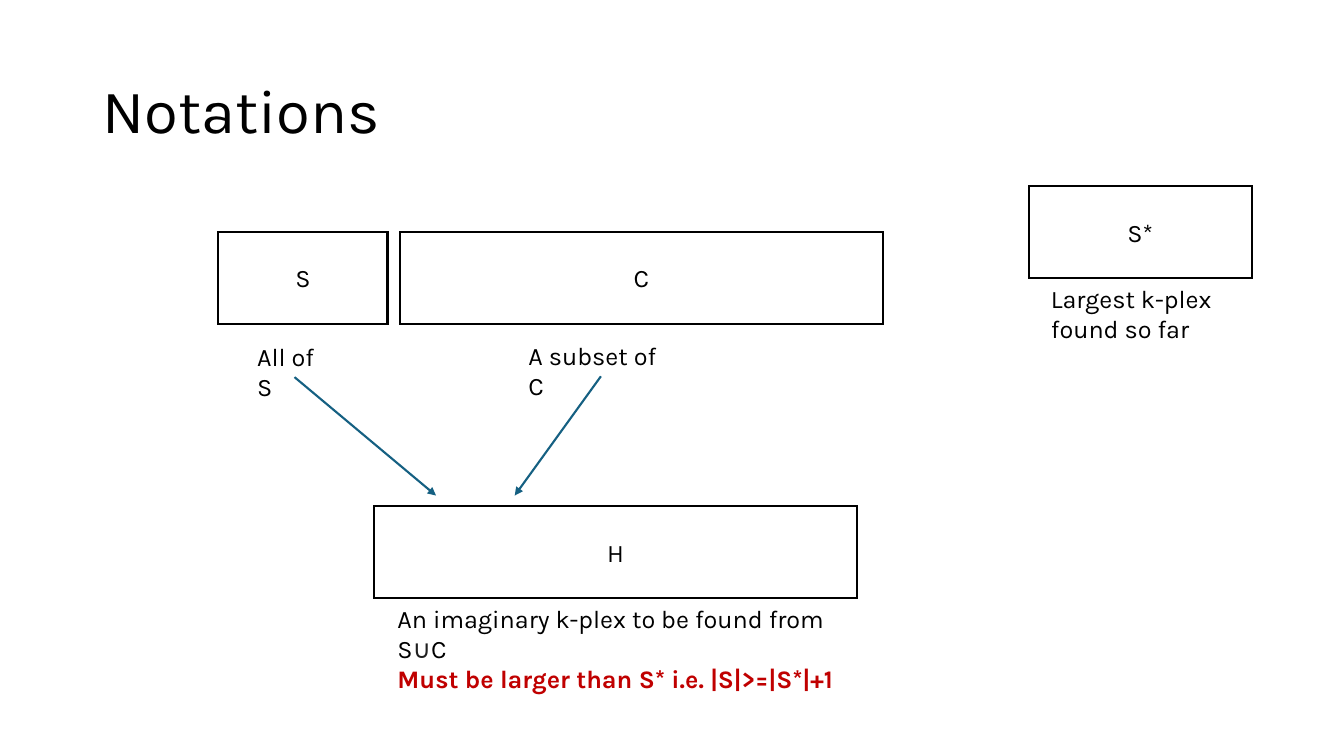
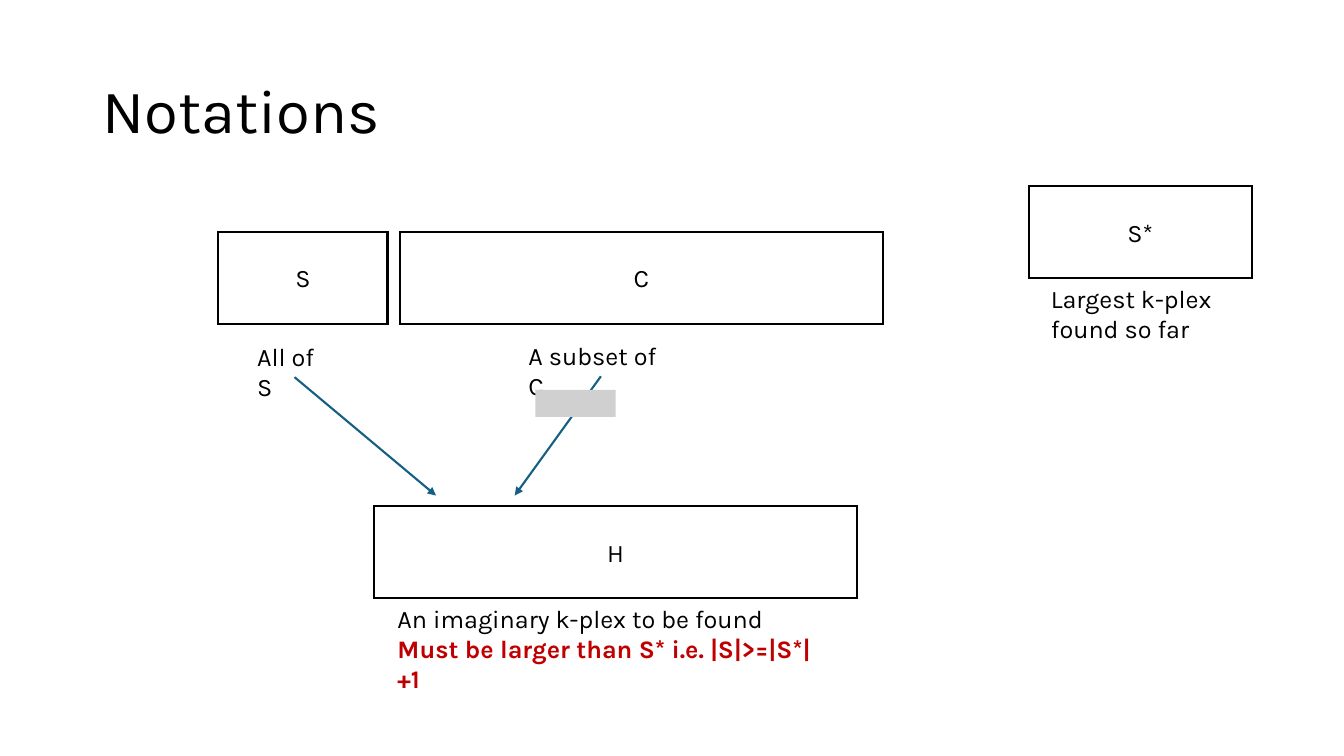
Before and after one commit to akhlaqueak/MaxKPlex, a slide deck: slide 3 of kPEX/kPEX_extension.pptx. Drawn at 1344x756 pixels with LibreOffice and Linux fonts; fonts in the diff are those of the drawing; grey boxes stand for pictures. Boxes give left, top, right and bottom in pixels: in the first picture for what was removed or moved away, otherwise in the second. Text is boxed around its words. In the diff, an @@ line names an element or a change of style, - is before the commit and + after.

```diff
--- a/kPEX/kPEX_extension.pptx
+++ b/kPEX/kPEX_extension.pptx
@@ picture added at bbox=[535, 390, 616, 417] @@
@@ text at bbox=[397, 610, 763, 634]: text changed @@
-An imaginary k-plex to be found from S∪C
+An imaginary k-plex to be found
```
Also in this commit, not shown: 5 other slides changed, 3 slides added, 1 other file.
